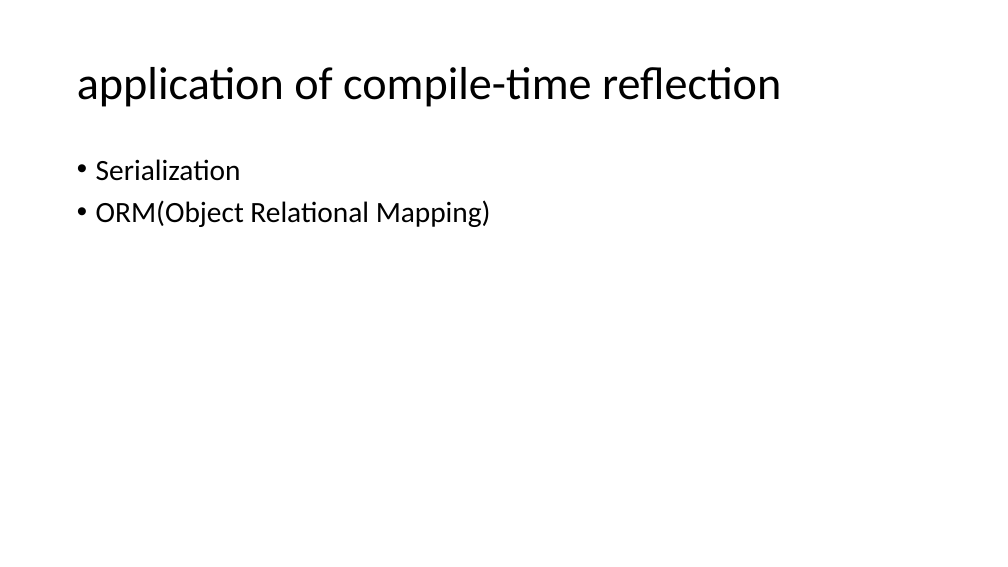
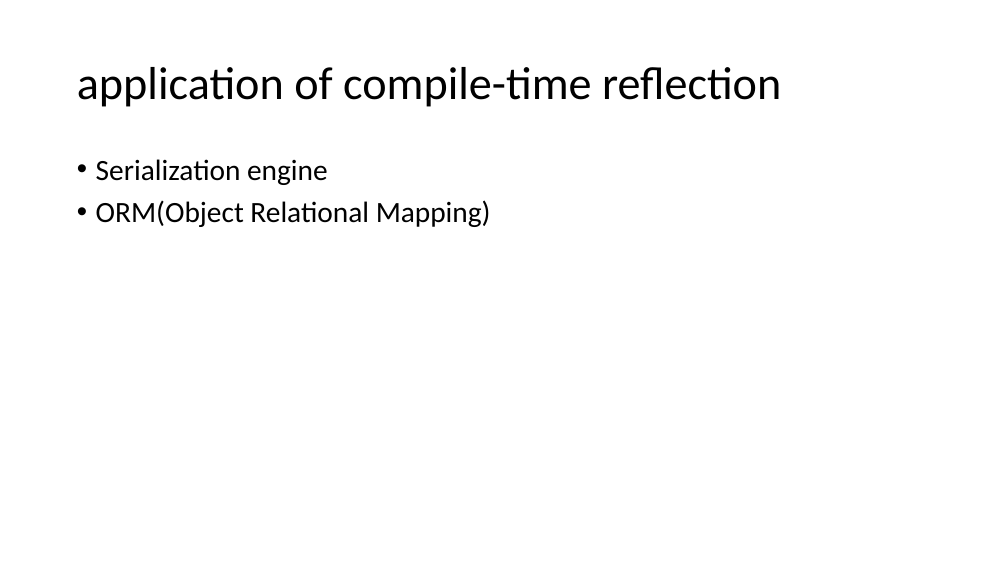
Before and after one commit to qicosmos/cppcon2017, a slide deck: slide 48 of cppcon2017.pptx (slide 50 before the commit). Drawn at 1008x567 pixels with LibreOffice and Linux fonts; fonts in the diff are those of the drawing. Boxes give left, top, right and bottom in pixels: in the first picture for what was removed or moved away, otherwise in the second. Text is boxed around its words. In the diff, an @@ line names an element or a change of style, - is before the commit and + after.

```diff
--- a/cppcon2017.pptx
+++ b/cppcon2017.pptx
@@ text at [96,159,328,185]: text changed @@
-• Serialization
+• Serialization engine
```
Also in this commit, not shown: 3 other slides changed, 2 slides removed.
